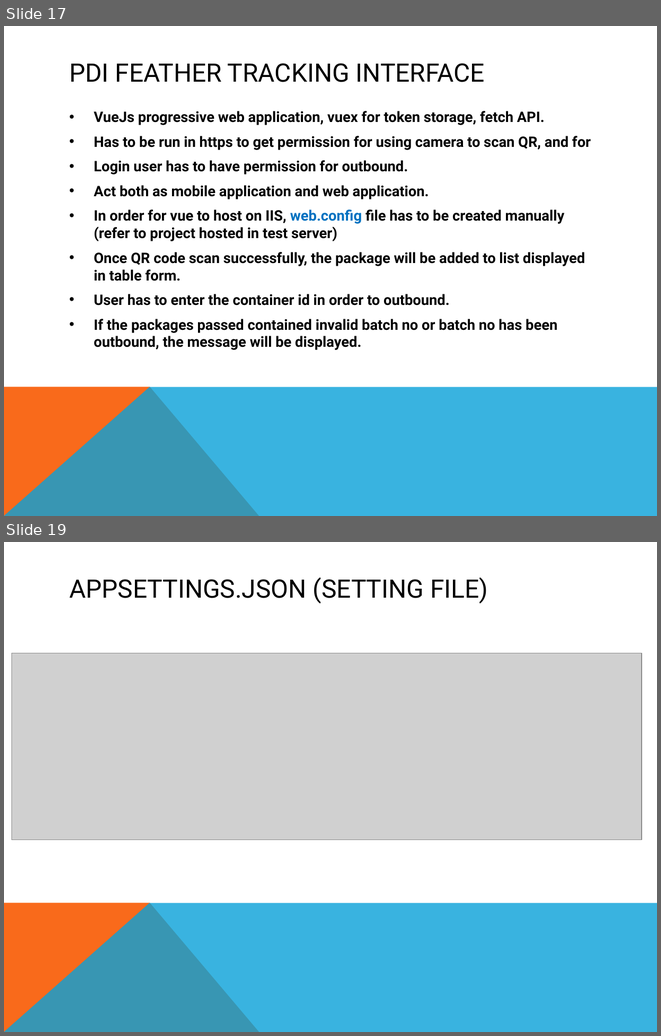
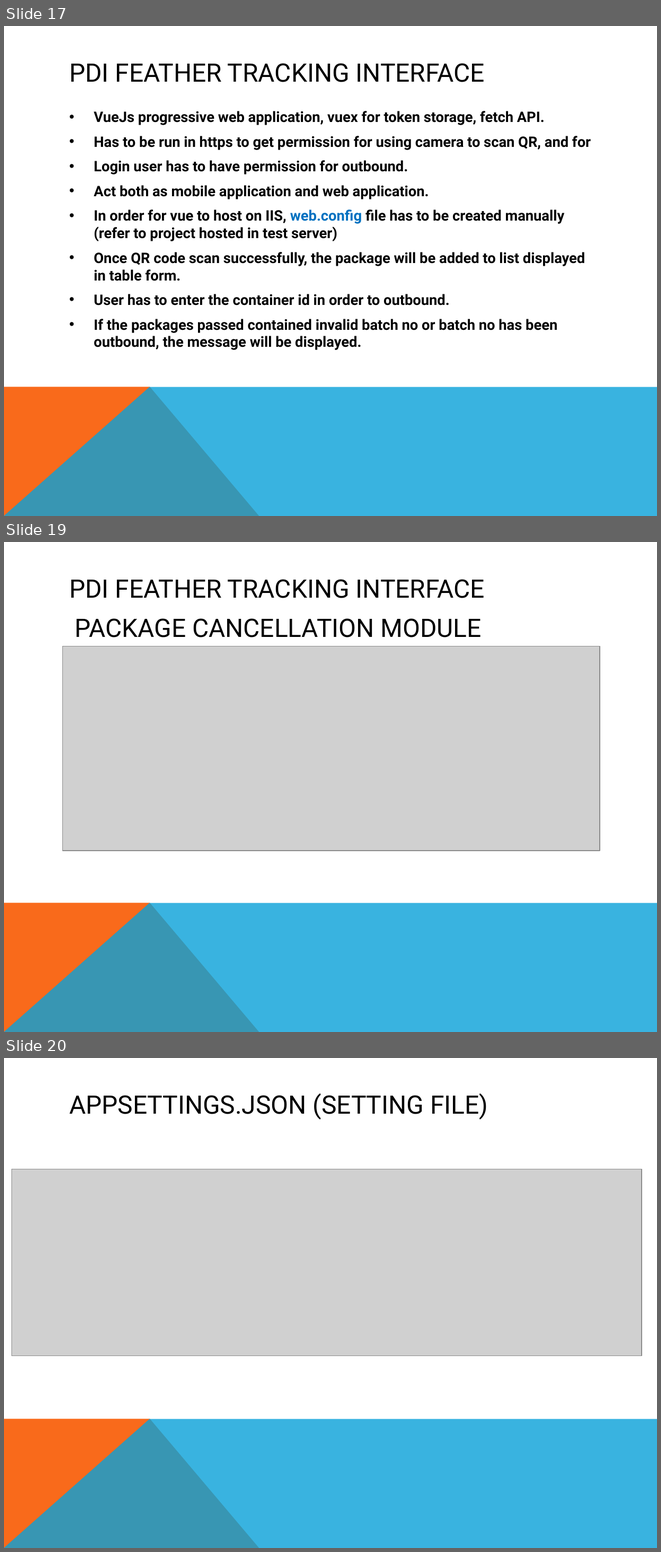
Before and after one commit to chiewx96/PDI_Project, a slide deck: PDI_Feather_Tracking_WPF/PDI_Feather_Tracking_WPF/PDI Feather tracking.pptx. Shown one above the other, each under a label of ours: slides 17 and 19 before the commit, slides 17, 19 and 20 after it; the slides between them are not shown. The pictures are 661x1036 and 661x1552 pixels, drawn with LibreOffice and Linux fonts; fonts in the diff are those of the drawing; grey boxes stand for pictures. Boxes give left, top, right and bottom in pixels: in the first picture for what was removed or moved away, otherwise in the second. Text is boxed around its words. In the diff, an @@ line names an element or a change of style, - is before the commit and + after.

```diff
--- a/PDI_Feather_Tracking_WPF/PDI_Feather_Tracking_WPF/PDI Feather tracking.pptx
+++ b/PDI_Feather_Tracking_WPF/PDI_Feather_Tracking_WPF/PDI Feather tracking.pptx
@@ slide 19 added at (4,542,657,1032), background #FFFFFF; not listed: 2 template elements that a slide beside it also shows @@
@@ title added at (69,579,485,598), 28 pt, text #000000 @@
+PDI FEATHER TRACKING INTERFACE
@@ text added at (74,618,482,637), 28 pt, text #000000 @@
+PACKAGE CANCELLATION MODULE
@@ picture added at (63,646,600,851) @@
@@ what was slide 19 is now slide 20 @@
```
Also in this commit, not shown: 1 slide changed.
